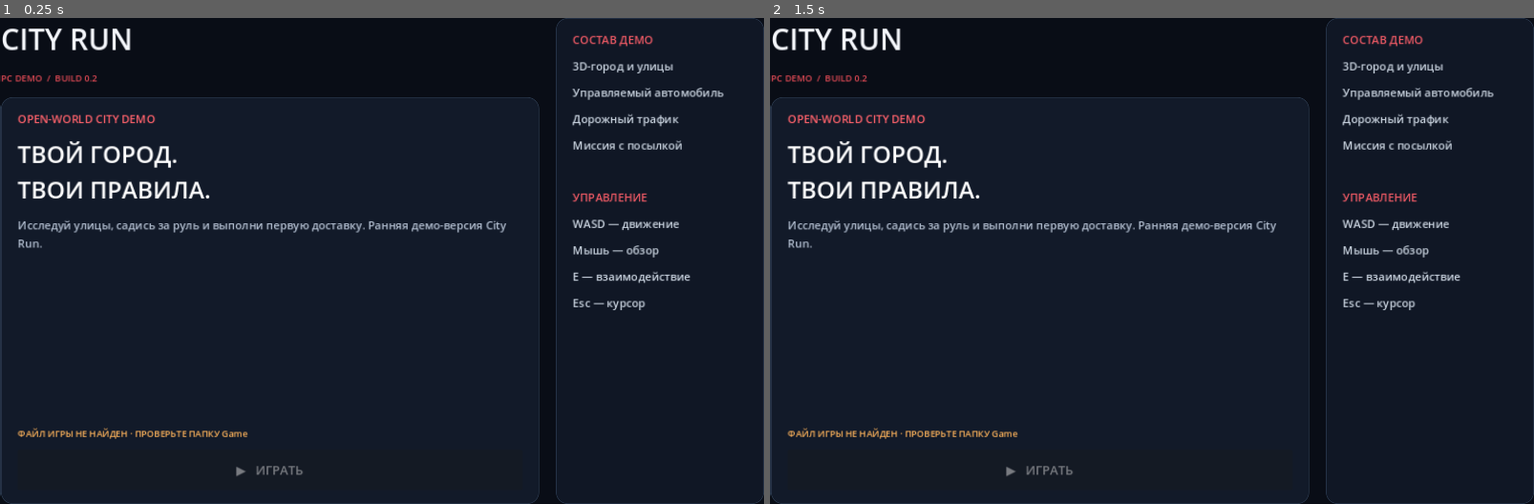
Above: before the commit, frames 1-2 (left to right).
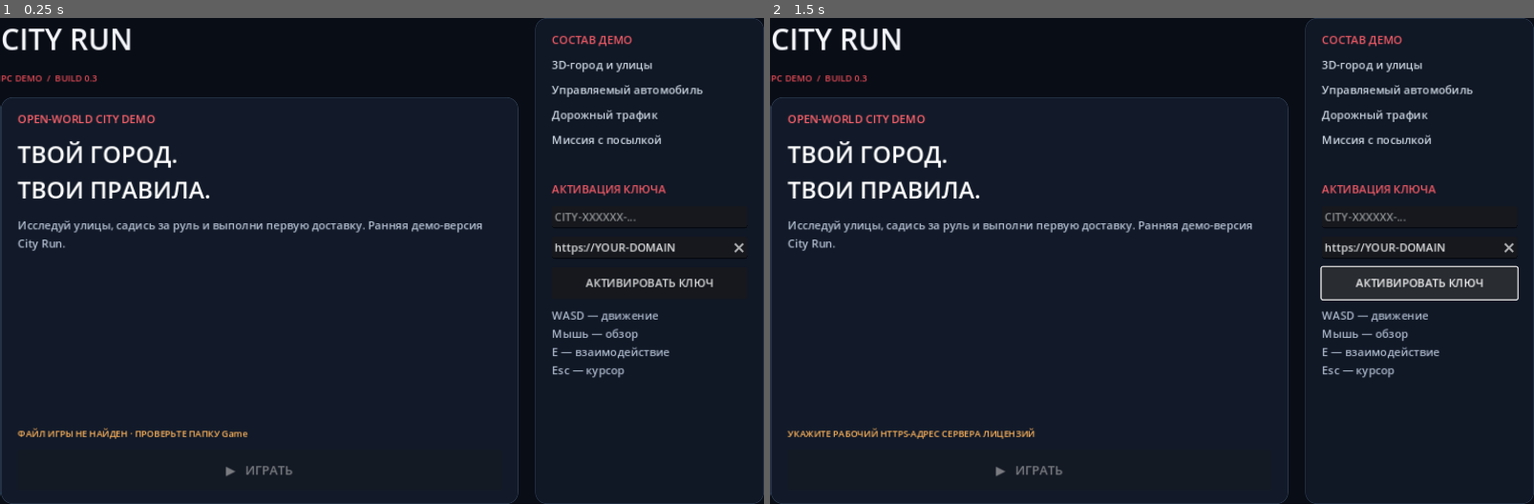
Above: after the commit, the same moments.

Repository: k21508811-crypto/CityRun-Game.
Game: Godot game, scene res://Main.tscn
Two runs of this game, one before a commit and one after it. Both use one fixed random seed, a clock stepped at 60 frames per second and the inputs below.
Inputs (mouse positions are in pixels of both pictures, inside the frame that each line leads up to):
- Up to frame 1 (0.25 s): no input
- Up to frame 2 (1.5 s): click (1419, 285) at 0.5 s, where only the run after the commit has a clickable "АКТИВИРОВАТЬ КЛЮЧ"; click (1419, 285) at 1.25 s, where only the run after the commit has a clickable "АКТИВИРОВАТЬ КЛЮЧ"

The runs differ from the first frame. In frame 1, 3.4% of the frame differs, in the area x 2-98%, y 0-100%; in frame 2, 5.2%.

Commit message:
Add online license activation to PC launcher

Diff:
--- a/cityrun-launcher/main.gd
+++ b/cityrun-launcher/main.gd
@@ -1,11 +1,27 @@
 extends Control
 
 const GAME_RELATIVE_PATH := "../Game/CityRun.exe"
+const DEFAULT_LICENSE_API := "https://YOUR-DOMAIN"
+const LICENSE_FILE := "user://cityrun_license.cfg"
+const MACHINE_FILE := "user://cityrun_machine.id"
+
 var status_label: Label
 var play_button: Button
+var key_input: LineEdit
+var api_input: LineEdit
+var request_node: HTTPRequest
+var request_mode := "activate"
+var pending_key := ""
+var machine_id := ""
 
 func _ready() -> void:
 	_build_ui()
+	request_node = HTTPRequest.new()
+	request_node.timeout = 15.0
+	request_node.request_completed.connect(_on_license_response)
+	add_child(request_node)
+	machine_id = _load_machine_id()
+	_load_saved_license()
 	_check_game()
 
 func _style_panel(panel: PanelContainer, color: Color, border: Color) -> void:
@@ -43,7 +59,7 @@
 	brand.add_theme_color_override("font_color", Color("#f4f6fb"))
 	left.add_child(brand)
 	var edition := Label.new()
-	edition.text = "PC DEMO  /  BUILD 0.2"
+	edition.text = "PC DEMO  /  BUILD 0.3"
 	edition.add_theme_font_size_override("font_size", 13)
 	edition.add_theme_color_override("font_color", Color("#e34a55"))
 	left.add_child(edition)
@@ -73,43 +89,146 @@
 	spacer.size_flags_vertical = Control.SIZE_EXPAND_FILL
 	col.add_child(spacer)
 	status_label = Label.new()
+	status_label.autowrap_mode = TextServer.AUTOWRAP_WORD_SMART
 	status_label.add_theme_font_size_override("font_size", 13)
 	col.add_child(status_label)
 	play_button = Button.new()
 	play_button.text = "▶   ИГРАТЬ"
 	play_button.custom_minimum_size = Vector2(0, 58)
 	play_button.add_theme_font_size_override("font_size", 18)
+	play_button.disabled = true
 	play_button.pressed.connect(_launch_game)
 	col.add_child(play_button)
 	var right := PanelContainer.new()
-	right.custom_minimum_size.x = 300
+	right.custom_minimum_size.x = 330
 	_style_panel(right, Color("#101725"), Color("#263449"))
 	root.add_child(right)
 	var info := VBoxContainer.new()
-	info.add_theme_constant_override("separation", 14)
+	info.add_theme_constant_override("separation", 12)
 	right.add_child(info)
-	for line in ["СОСТАВ ДЕМО", "3D-город и улицы", "Управляемый автомобиль", "Дорожный трафик", "Миссия с посылкой", "", "УПРАВЛЕНИЕ", "WASD — движение", "Мышь — обзор", "E — взаимодействие", "Esc — курсор"]:
+	for line in ["СОСТАВ ДЕМО", "3D-город и улицы", "Управляемый автомобиль", "Дорожный трафик", "Миссия с посылкой", "", "АКТИВАЦИЯ КЛЮЧА"]:
 		var label := Label.new()
 		label.text = line
-		label.add_theme_color_override("font_color", Color("#f05a65") if line in ["СОСТАВ ДЕМО", "УПРАВЛЕНИЕ"] else Color("#cbd5e1"))
+		label.add_theme_color_override("font_color", Color("#f05a65") if line in ["СОСТАВ ДЕМО", "АКТИВАЦИЯ КЛЮЧА"] else Color("#cbd5e1"))
 		info.add_child(label)
+	key_input = LineEdit.new()
+	key_input.placeholder_text = "CITY-XXXXXX-..."
+	key_input.clear_button_enabled = true
+	info.add_child(key_input)
+	api_input = LineEdit.new()
+	api_input.placeholder_text = "https://адрес-сервера"
+	api_input.text = DEFAULT_LICENSE_API
+	api_input.clear_button_enabled = true
+	info.add_child(api_input)
+	var activate_button := Button.new()
+	activate_button.text = "АКТИВИРОВАТЬ КЛЮЧ"
+	activate_button.custom_minimum_size.y = 46
+	activate_button.pressed.connect(_activate_license)
+	info.add_child(activate_button)
+	var help := Label.new()
+	help.text = "WASD — движение\nМышь — обзор\nE — взаимодействие\nEsc — курсор"
+	help.add_theme_color_override("font_color", Color("#aab7c9"))
+	help.autowrap_mode = TextServer.AUTOWRAP_WORD_SMART
+	info.add_child(help)
 
 func _game_path() -> String:
-	return ProjectSettings.globalize_path("res://") + GAME_RELATIVE_PATH
+	return OS.get_executable_path().get_base_dir().path_join(GAME_RELATIVE_PATH).simplify_path()
+
+func _load_machine_id() -> String:
+	if FileAccess.file_exists(MACHINE_FILE):
+		var file := FileAccess.open(MACHINE_FILE, FileAccess.READ)
+		if file:
+			var saved := file.get_as_text().strip_edges()
+			if saved.length() >= 16:
+				return saved
+	var generated := Crypto.new().generate_random_bytes(24).hex_encode()
+	var output := FileAccess.open(MACHINE_FILE, FileAccess.WRITE)
+	if output:
+		output.store_string(generated)
+	return generated
+
+func _load_saved_license() -> void:
+	if not FileAccess.file_exists(LICENSE_FILE):
+		return
+	var config := ConfigFile.new()
+	if config.load(LICENSE_FILE) == OK:
+		key_input.text = str(config.get_value("license", "key", ""))
+		api_input.text = str(config.get_value("license", "api", DEFAULT_LICENSE_API))
+
+func _save_license(key: String, api: String) -> void:
+	var config := ConfigFile.new()
+	config.set_value("license", "key", key)
+	config.set_value("license", "api", api)
+	config.save(LICENSE_FILE)
 
 func _check_game() -> void:
 	var exists := FileAccess.file_exists(_game_path())
-	play_button.disabled = not exists
-	status_label.text = "ИГРА НАЙДЕНА · ГОТОВА К ЗАПУСКУ" if exists else "ФАЙЛ ИГРЫ НЕ НАЙДЕН · ПРОВЕРЬТЕ ПАПКУ Game"
-	status_label.add_theme_color_override("font_color", Color("#62d99b") if exists else Color("#ffb45b"))
+	if not exists:
+		status_label.text = "ФАЙЛ ИГРЫ НЕ НАЙДЕН · ПРОВЕРЬТЕ ПАПКУ Game"
+		status_label.add_theme_color_override("font_color", Color("#ffb45b"))
+		return
+	status_label.text = "ИГРА НАЙДЕНА · ВВЕДИТЕ И АКТИВИРУЙТЕ КЛЮЧ"
+	status_label.add_theme_color_override("font_color", Color("#ffb45b"))
+
+func _activate_license() -> void:
+	pending_key = key_input.text.strip_edges().to_upper()
+	_request_license(false)
 
 func _launch_game() -> void:
+	pending_key = key_input.text.strip_edges().to_upper()
+	_request_license(true)
+
+func _request_license(launch_after: bool) -> void:
+	var api := api_input.text.strip_edges().trim_suffix("/")
+	if not api.begins_with("https://") or api.contains("YOUR-DOMAIN"):
+		_set_status("УКАЖИТЕ РАБОЧИЙ HTTPS-АДРЕС СЕРВЕРА ЛИЦЕНЗИЙ", false)
+		return
+	if pending_key.is_empty():
+		_set_status("ВВЕДИТЕ КЛЮЧ CITY RUN", false)
+		return
+	if request_node.get_http_client_status() != HTTPClient.STATUS_DISCONNECTED:
+		_set_status("ПОДОЖДИТЕ: ПРОВЕРКА УЖЕ ВЫПОЛНЯЕТСЯ", false)
+		return
+	request_mode = "launch" if launch_after else "activate"
+	play_button.disabled = true
+	_set_status("ПРОВЕРЯЕМ ЛИЦЕНЗИЮ…", true)
+	var headers := PackedStringArray(["Content-Type: application/json"])
+	var payload := {"key": pending_key, "machineId": machine_id}
+	var error := request_node.request(api + "/api/activate", headers, HTTPClient.METHOD_POST, JSON.stringify(payload))
+	if error != OK:
+		_set_status("НЕ УДАЛОСЬ ПОДКЛЮЧИТЬСЯ К СЕРВЕРУ (" + str(error) + ")", false)
+
+func _on_license_response(result: int, response_code: int, _headers: PackedStringArray, body: PackedByteArray) -> void:
+	if result != HTTPRequest.RESULT_SUCCESS:
+		_set_status("НЕТ СВЯЗИ С СЕРВЕРОМ ЛИЦЕНЗИЙ. ПРОВЕРЬТЕ ИНТЕРНЕТ.", false)
+		return
+	var data = JSON.parse_string(body.get_string_from_utf8())
+	if response_code != 200 or typeof(data) != TYPE_DICTIONARY or not bool(data.get("valid", false)):
+		var message := "КЛЮЧ НЕ ПРОШЁЛ ПРОВЕРКУ"
+		if typeof(data) == TYPE_DICTIONARY:
+			message = str(data.get("error", message)).to_upper()
+		_set_status(message, false)
+		return
+	_save_license(pending_key, api_input.text.strip_edges().trim_suffix("/"))
+	if request_mode == "launch":
+		_start_game()
+	else:
+		_set_status("ЛИЦЕНЗИЯ АКТИВИРОВАНА · МОЖНО ИГРАТЬ", true)
+		play_button.disabled = not FileAccess.file_exists(_game_path())
+
+func _start_game() -> void:
 	var path := _game_path()
 	if not FileAccess.file_exists(path):
-		_check_game()
+		_set_status("CITYRUN.EXE НЕ НАЙДЕН В ПАПКЕ Game", false)
 		return
 	var result := OS.create_process(path, [])
 	if result == -1:
-		status_label.text = "НЕ УДАЛОСЬ ЗАПУСТИТЬ ИГРУ"
+		_set_status("НЕ УДАЛОСЬ ЗАПУСТИТЬ ИГРУ", false)
 	else:
-		status_label.text = "CITY RUN ЗАПУЩЕНА"
+		_set_status("CITY RUN ЗАПУЩЕНА", true)
+
+func _set_status(message: String, success: bool) -> void:
+	status_label.text = message
+	status_label.add_theme_color_override("font_color", Color("#62d99b") if success else Color("#ffb45b"))
+	if not success:
+		play_button.disabled = true
